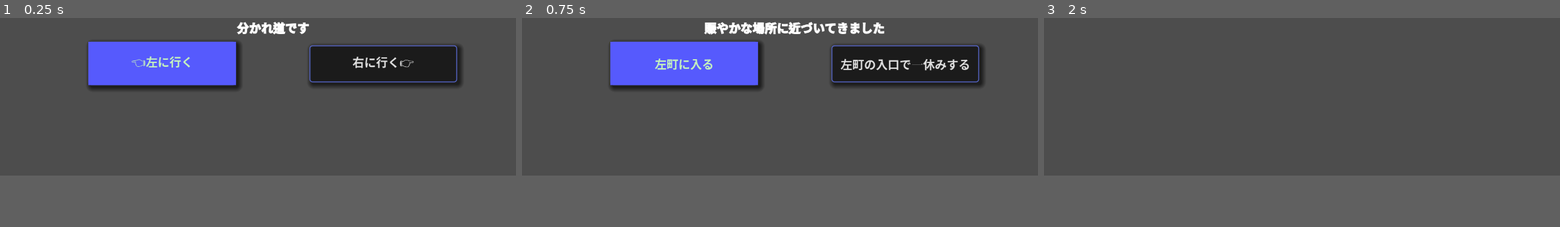
Above: before the commit, frames 1-3 (left to right).
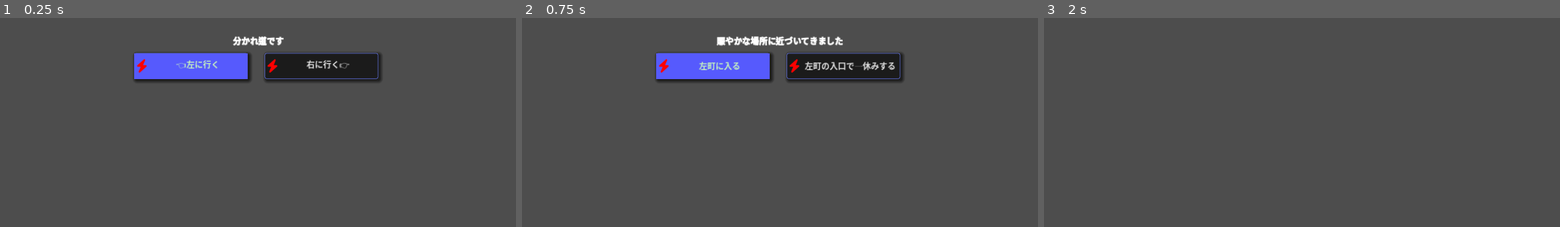
Above: after the commit, the same moments.

Repository: shnarazk/learn-godot
Game: Godot game, scene res://toplevel.tscn
Two runs of this game, one before a commit and one after it. Both use one fixed random seed, a clock stepped at 60 frames per second and the inputs below.
Inputs:
- Up to frame 1 (0.25 s): no input
- Up to frame 2 (0.75 s): click "👈左に行く" at 0.5 s
- Up to frame 3 (2 s): click "左町に入る" at 1.25 s
The window is 800x400 before the commit and 800x480 after it. Grey fills any space a smaller window leaves; there, only what the larger window draws over its background counts as a difference.

The runs differ from the first frame. In frame 1, 11% of the frame differs, in the area x 17-90%, y 1-35%; in frame 2, 13%; in frame 3, only the window size differs.

Commit message:
version 2, no more grouping Control

Diff:
--- /dev/null
+++ b/await-dialog/bolt-solid.svg
@@ -0,0 +1 @@
+<svg xmlns="http://www.w3.org/2000/svg" viewBox="0 0 448 512"><!--!Font Awesome Free 6.5.2 by @fontawesome - https://fontawesome.com License - https://fontawesome.com/license/free Copyright 2024 Fonticons, Inc.--><path d="M349.4 44.6c5.9-13.7 1.5-29.7-10.6-38.5s-28.6-8-39.9 1.8l-256 224c-10 8.8-13.6 22.9-8.9 35.3S50.7 288 64 288H175.5L98.6 467.4c-5.9 13.7-1.5 29.7 10.6 38.5s28.6 8 39.9-1.8l256-224c10-8.8 13.6-22.9 8.9-35.3s-16.6-20.7-30-20.7H272.5L349.4 44.6z" fill="red"/></svg>
--- a/await-dialog/project.godot
+++ b/await-dialog/project.godot
@@ -17,10 +17,10 @@
 
 [display]
 
-window/size/viewport_width=1400
-window/size/viewport_height=700
+window/size/viewport_width=1000
+window/size/viewport_height=600
+window/stretch/mode="canvas_items"
 window/stretch/aspect="keep_width"
-window/stretch/scale=2.0
 
 [input]
 
--- a/await-dialog/selector_dialog.gd
+++ b/await-dialog/select_dialog.gd
@@ -1,4 +1,4 @@
-extends Control
+extends Node2D
 signal selected(value)
 
 
--- a/await-dialog/selector_dialog.tscn
+++ b/await-dialog/select_dialog.tscn
@@ -1,19 +1,13 @@
-[gd_scene load_steps=3 format=3 uid="uid://w8tdbhld2wv4"]
+[gd_scene load_steps=4 format=3 uid="uid://w8tdbhld2wv4"]
 
 [ext_resource type="Theme" uid="uid://bn1iupobkna6n" path="res://new_theme.tres" id="1_ipu01"]
-[ext_resource type="Script" path="res://selector_dialog.gd" id="1_oqngr"]
+[ext_resource type="Script" path="res://select_dialog.gd" id="1_uuy16"]
+[ext_resource type="Texture2D" uid="uid://bmsmkk3tbf3kk" path="res://bolt-solid.svg" id="3_xo5gu"]
 
-[node name="SelectorDialog" type="Control"]
-layout_mode = 3
-anchors_preset = 0
-offset_right = 500.0
-offset_bottom = 100.0
-mouse_default_cursor_shape = 3
-theme = ExtResource("1_ipu01")
-script = ExtResource("1_oqngr")
+[node name="SelectDialog" type="Node2D"]
+script = ExtResource("1_uuy16")
 
 [node name="Title" type="RichTextLabel" parent="."]
-layout_mode = 1
 anchors_preset = 5
 anchor_left = 0.5
 anchor_right = 0.5
@@ -26,41 +20,45 @@
 fit_content = true
 
 [node name="ButtonL" type="Button" parent="."]
-custom_minimum_size = Vector2(200, 50)
-layout_mode = 1
+custom_minimum_size = Vector2(220, 50)
 anchors_preset = 4
 anchor_top = 0.5
 anchor_bottom = 0.5
-offset_top = -19.06
-offset_right = 200.0
-offset_bottom = 39.94
+offset_left = -240.0
+offset_top = 35.0
+offset_right = -20.0
+offset_bottom = 85.0
 grow_vertical = 2
 focus_neighbor_left = NodePath(".")
 focus_neighbor_right = NodePath("../ButtonR")
 focus_next = NodePath("../ButtonR")
 focus_previous = NodePath("../ButtonR")
-text = "左ボタンはこういう内容なんだけども長すぎるとどうなる？"
+theme = ExtResource("1_ipu01")
+text = "左ボタン"
+icon = ExtResource("3_xo5gu")
 autowrap_mode = 1
 clip_text = true
 
 [node name="ButtonR" type="Button" parent="."]
-custom_minimum_size = Vector2(200, 50)
-layout_mode = 1
+custom_minimum_size = Vector2(220, 50)
 anchors_preset = 6
 anchor_left = 1.0
 anchor_top = 0.5
 anchor_right = 1.0
 anchor_bottom = 0.5
-offset_left = -200.0
-offset_top = -14.0
-offset_bottom = 36.0
+offset_left = 13.0
+offset_top = 35.0
+offset_right = 233.0
+offset_bottom = 85.0
 grow_horizontal = 0
 grow_vertical = 2
 focus_neighbor_left = NodePath("../ButtonL")
 focus_neighbor_right = NodePath(".")
 focus_next = NodePath("../ButtonL")
 focus_previous = NodePath("../ButtonL")
+theme = ExtResource("1_ipu01")
 text = "右ボタンはこういう内容"
+icon = ExtResource("3_xo5gu")
 
 [connection signal="pressed" from="ButtonL" to="." method="_on_button_1_pressed"]
 [connection signal="pressed" from="ButtonR" to="." method="_on_button_2_pressed"]
--- a/await-dialog/toplevel.gd
+++ b/await-dialog/toplevel.gd
@@ -5,10 +5,10 @@
 	var loop = true
 	while loop:
 		loop = false
-		var res = await $SelectorDialog.open("分かれ道です", "👈左に行く", "右に行く👉")
+		var res = await $SelectDialog.open("分かれ道です", "👈左に行く", "右に行く👉")
 		if res == 1:
-			res = await $SelectorDialog.open("賑やかな場所に近づいてきました", "左町に入る", "左町の入口で一休みする")
+			res = await $SelectDialog.open("賑やかな場所に近づいてきました", "左町に入る", "左町の入口で一休みする")
 		else:
-			res = await $SelectorDialog.open("[color=red]怪しい雰囲気の場所に出ました[/color]", "引き返す", "様子を伺う")
+			res = await $SelectDialog.open("[color=red]怪しい雰囲気の場所に出ました[/color]", "引き返す", "様子を伺う")
 			print(res)
 			loop = res == 1
--- a/await-dialog/toplevel.tscn
+++ b/await-dialog/toplevel.tscn
@@ -1,14 +1,10 @@
 [gd_scene load_steps=3 format=3 uid="uid://2isjnvsl7iar"]
 
 [ext_resource type="Script" path="res://toplevel.gd" id="1_5lu2c"]
-[ext_resource type="PackedScene" uid="uid://w8tdbhld2wv4" path="res://selector_dialog.tscn" id="2_l0v7c"]
+[ext_resource type="PackedScene" uid="uid://w8tdbhld2wv4" path="res://select_dialog.tscn" id="2_l0v7c"]
 
 [node name="Toplevel" type="Node2D"]
 script = ExtResource("1_5lu2c")
 
-[node name="SelectorDialog" parent="." instance=ExtResource("2_l0v7c")]
-offset_left = 120.0
-offset_top = 137.0
-offset_right = 620.0
-offset_bottom = 237.0
-focus_mode = 2
+[node name="SelectDialog" parent="." instance=ExtResource("2_l0v7c")]
+position = Vector2(500, 227)
Not shown, added: await-dialog/bolt-solid.svg.import
